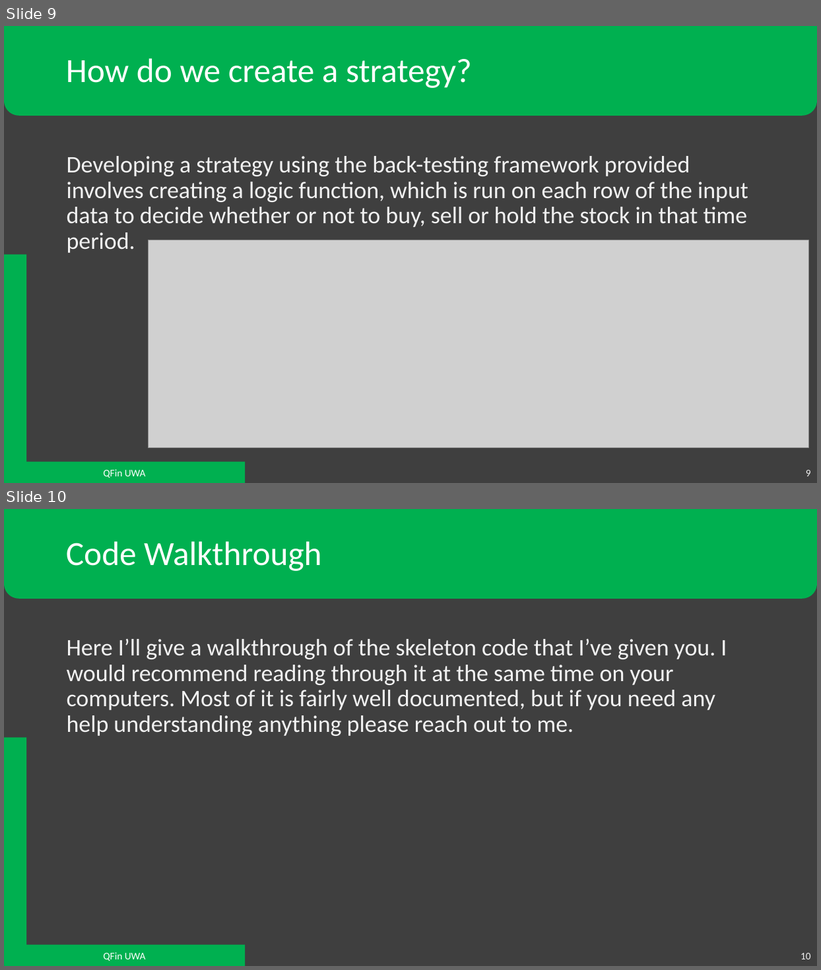
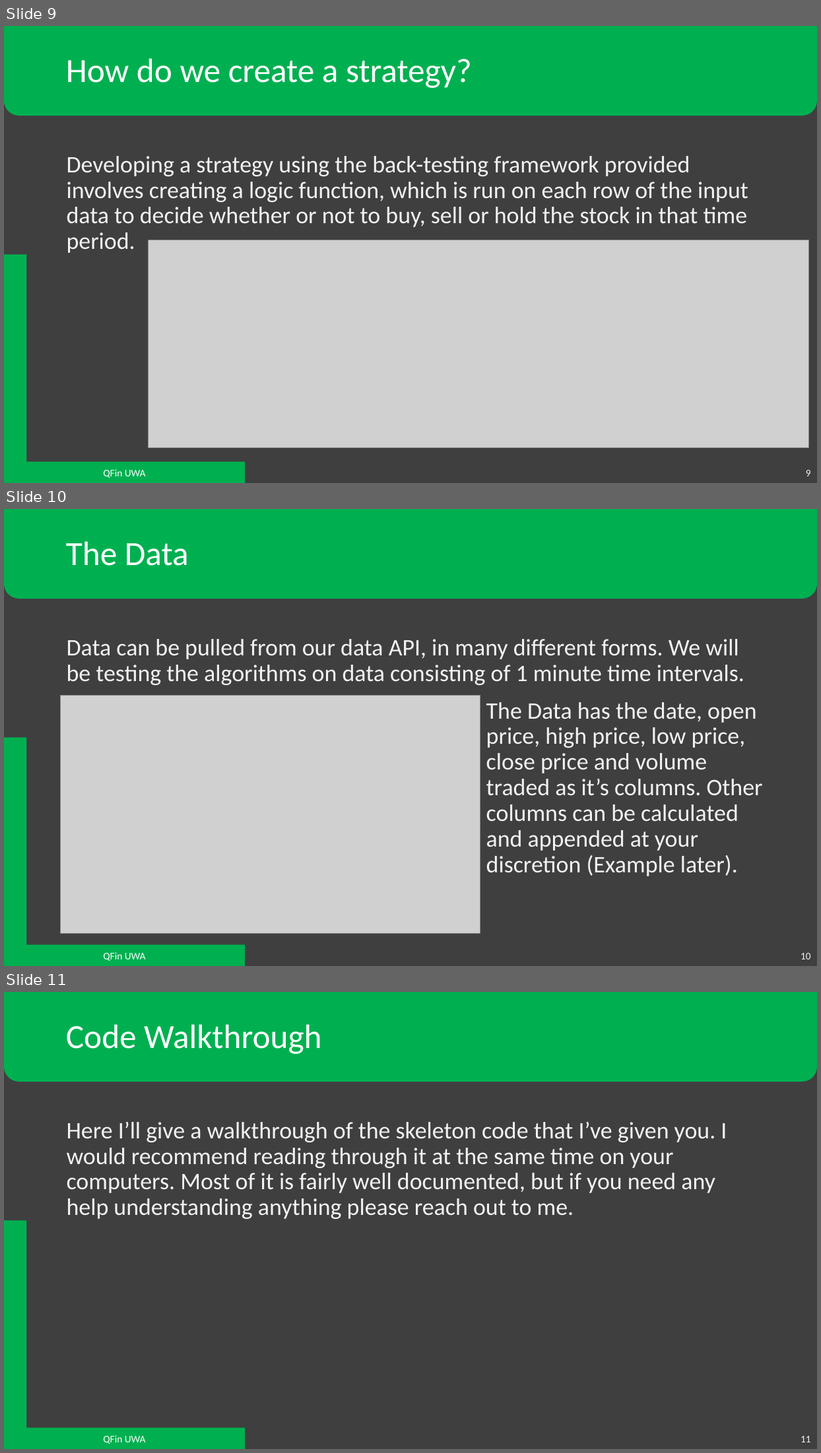
Before and after one commit to QFinUWA/Mean-Reversion-Trading-Team-Project-Semester-1-2022, a slide deck: Mean Reversion - Project Semester 1 2022.pptx. Shown one above the other, each under a label of ours: slides 9 and 10 before the commit, slides 9, 10 and 11 after it. The pictures are 821x970 and 821x1453 pixels, drawn with LibreOffice and Linux fonts; fonts in the diff are those of the drawing; grey boxes stand for pictures. Boxes give left, top, right and bottom in pixels: in the first picture for what was removed or moved away, otherwise in the second. Text is boxed around its words. In the diff, an @@ line names an element or a change of style, - is before the commit and + after.

```diff
--- a/Mean Reversion - Project Semester 1 2022.pptx
+++ b/Mean Reversion - Project Semester 1 2022.pptx
@@ slide 10 added at (4, 509, 817, 966), background #3F3F3F; not listed: 4 template elements that a slide beside it also shows @@
@@ title added at (66, 541, 189, 566), 40 pt, text #FFFFFF @@
+The Data
@@ text added at (67, 639, 745, 685), 28 pt, text #F2F2F2 @@
+Data can be pulled from our data API, in many different forms. We will be testing the algorithms on data consisting of 1 minute time intervals.
@@ picture added at (60, 696, 480, 934) @@
@@ text added at (486, 702, 763, 877), 28 pt, text #F2F2F2 @@
+The Data has the date, open price, high price, low price, close price and volume traded as it’s columns. Other columns can be calculated and appended at your discretion (Example later).
@@ what was slide 10 is now slide 11 @@
@@ page number at (801, 1436, 811, 1443): text changed @@
-10
+11
```
Also in this commit, not shown: 4 slides changed, 1 other file.
